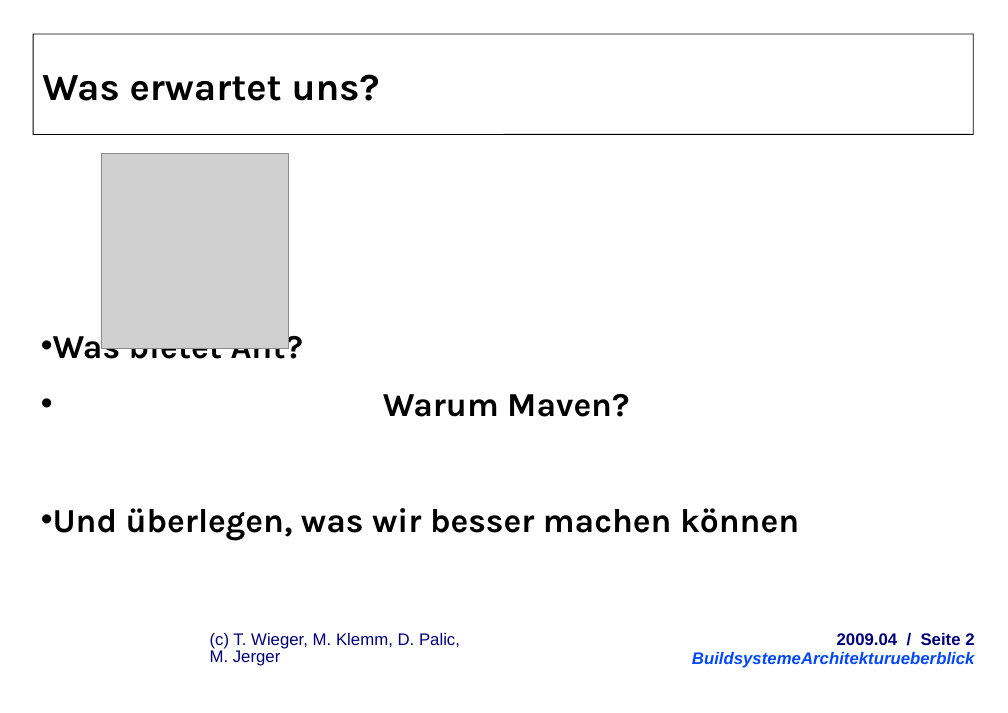
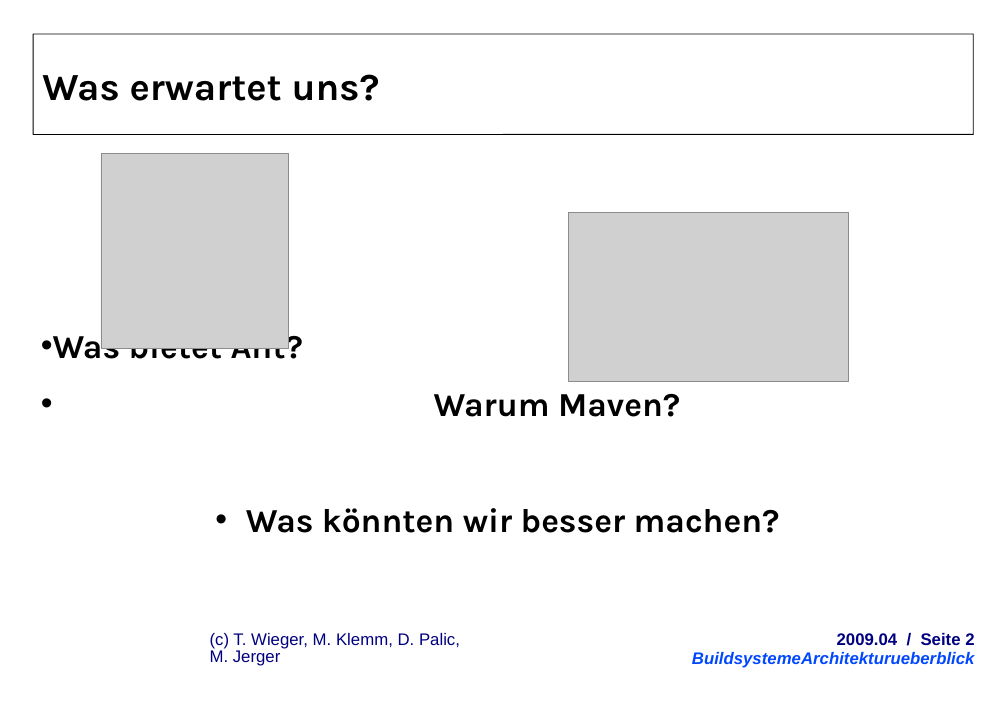
Before and after one commit to herrwieger/experttrainingbuildsystems, a slide deck: slide 2 of praesentationen/BuildsystemeArchitekturueberblick.odp. Drawn at 1008x713 pixels with LibreOffice and Linux fonts; fonts in the diff are those of the drawing; grey boxes stand for pictures; background and template pictures are left out. Boxes give left, top, right and bottom in pixels: in the first picture for what was removed or moved away, otherwise in the second. Text is boxed around its words. In the diff, an @@ line names an element or a change of style, - is before the commit and + after.

```diff
--- a/praesentationen/BuildsystemeArchitekturueberblick.odp
+++ b/praesentationen/BuildsystemeArchitekturueberblick.odp
@@ picture added at (568,212,848,382) @@
@@ text at (246,508,780,533): text changed @@
-• Und überlegen, was wir besser machen können
+• Was könnten wir besser machen?
```
Also in this commit, not shown: 5 other slides changed, 14 slides added, 4 slides removed, 9 other files.
